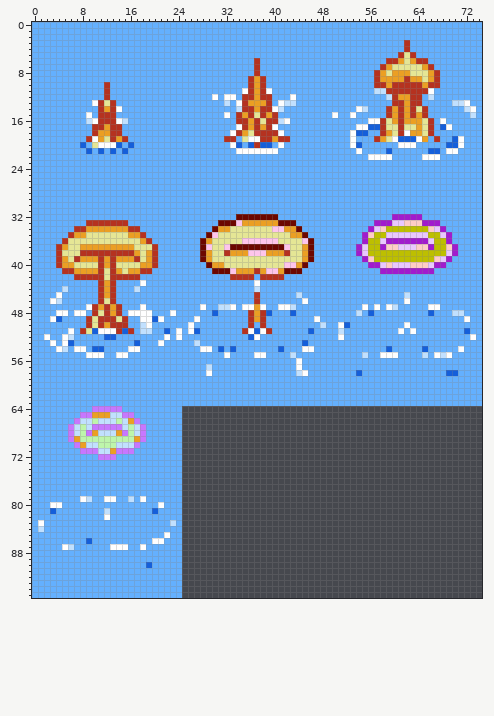
Two states of a sprite sheet, assets/aseprite/explosion.png. Above, as it was before the edit.
The file is 75x96 pixels.
The same view after the edit:
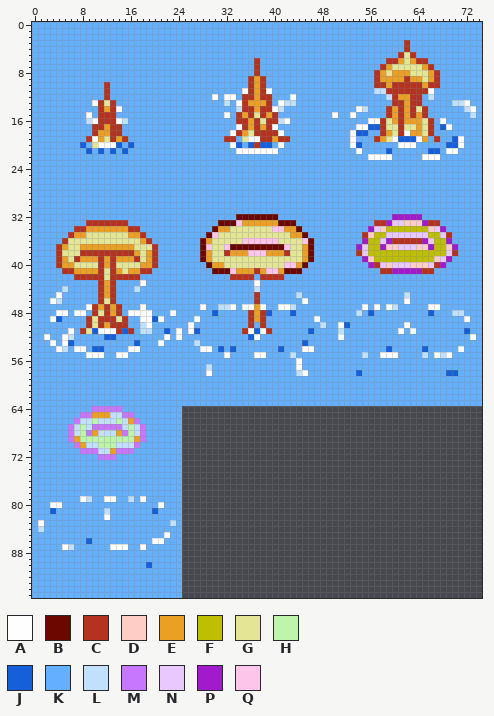
Palette (. is transparent): A #fefefe  B #6c0700  C #b53220  D #fecdc6  E #eb9f23  F #bdbf00  G #e5e695  H #bef5ab  J #155fda  K #64b0fe  L #c1e0fe  M #c777fe  N #e9c8fe  P #a11bcd  Q #fec5eb
Difference:
@@ x 52..72 @@
 32 KKKKKKKKPPPPPKKKKKKKK
-33 KKKKKPPPNNDDDPPPKKKKK
+33 KKKKKCCPNNDDDPCCKKKKK
 34 KKKKPNDFFFFFFFDNPKKKK
-35 KKKPDFFNNNNNNNFFNPKKK
-36 KKKPFFNPPPPPPPNFFPKKK
+35 KKKCDFFNNNNNNNFFNCKKK
+36 KKKPFFNPCCCCCPNFFPKKK
 37 KKPNFFPDDNNNDDPFFDPKK
-38 KKPNFFFFFFFFFFFFFNPKK
+38 KKCNFFFFFFFFFFFFFNCKK
 39 KKKPDFFFFFFFFFFDNPKKK
-40 KKKKPPNDNNNDDDNPPKKKK
-41 KKKKKKPPPPPPPPPKKKKKK
+40 KKKKPCNDNNNDDDNCPKKKK
+41 KKKKKKCCPPPPPCCKKKKKK
 42 KKKKKKKKKKKKKKKKKKKKK
